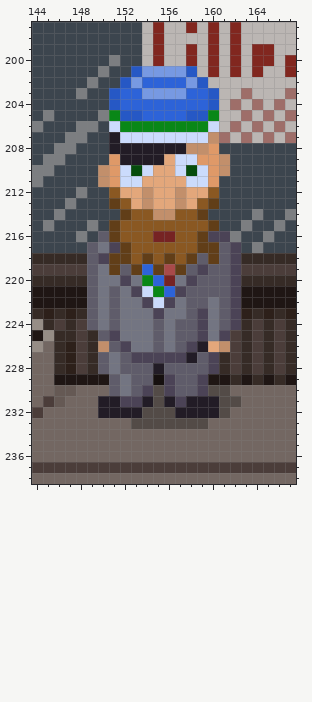
Two states of a pixel-art file, art/feenoks-building.aseprite. Above, as it was before the edit.
400x240 pixels, 1 frame. Colours within 5 levels of each other are drawn and written as one. Shown: x 144..167, y 197..238. The old version is drawn lined up with the new one, on the new canvas. The commit also changed other parts of the picture, which this record leaves out.
The result:
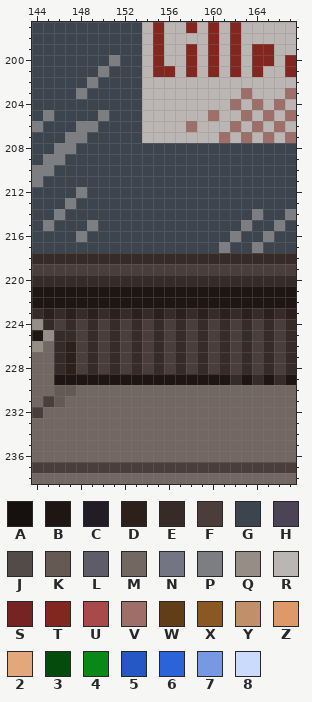
Palette (. is transparent): A #16100f  B #1f1614  C #221c26  D #2d201a  E #362b26  F #4b3d3a  G #3c454e  H #4b4356  J #534b47  K #655954  L #5f5c6a  M #736762  N #737582  P #7c7e81  Q #968d86  R #bbb6b3  S #762323  T #81271f  U #a84a4a  V #9e6e69  W #613e18  X #8a5822  Y #c28f6b  Z #df9968  2 #e3a77b  3 #054c0c  4 #098717  5 #2658c5  6 #2d63d8  7 #7799e2  8 #cbdbfc
From old to new:
canvas 400x240 -> 400x304, the old top-left corner now at 0,64
y 201: x 153..158 577775 -> GRTTRT
y 202: x 152..159 57666675 -> GGRRRRRR
y 203: x 151..160 5667777665 -> GGGRRRRRRR
y 204: x 151..160 5666666665 -> GGGRRRRRRR
y 205: x 151..160 4556666554 -> GGGRRRRRRV
y 206: x 151..160 8444444448 -> GGGRRRRVRR
y 207: x 151..160 C88888888Y -> GGGRRRRRRR
y 208: x 151..160 CCCCCCCYYZ -> GGGGGGGGGG
y 209: x 151..161 ZCCCC288ZZY -> GGGGGGGGGGG
y 210: x 150..161 YZ83822838ZY -> GGGGGGGGGGGG
y 211: x 150..160 YZ88222288Z -> GGGGGGGGGGG
y 212: x 151..160 X22Y22Y22X -> GGGGGGGGGG
y 213: x 151..160 WX2Y22Y2XW -> GGGGGGGGGG
y 214: x 152..159 WXXYYXXW -> GGGGGGGG
y 215: x 151..160 WXXXXXXXXW -> GGGGGGGGGG
y 216: x 150..161 LWXXXSSXXWHH -> GGGGGGGGGGGG
y 217: x 149..162 LNHWXXXXXXWWLH -> GGGGGGGGGGGGPG
y 218: x 149..162 LHWWXWXWXWLWLH -> EEEEEEEEEEEEEE
y 219: x 149..162 LNWLW6WUWLHLLH -> FFFFFFFFFFFFFF
y 220: x 149..162 LNNHN46SNHLLLH -> EEEEEEEEEEEEEE
y 221: x 149..162 LNLNH846HLLLLH -> BBBBBBBBBBBBBB
y 222: x 149..162 LNLNNH8HNLLNLH -> BBBBBBBBBBBBBB
y 223: x 149..162 LNLNNNHNNLHNLH -> DEDEDEDEDEDEDE
y 224: x 149..162 LNLNNNLNLLHNLH -> EFEFEFEFEFEFEF
y 225: x 150..161 LHNNNLNLLHNH -> FEFEFEFEFEFE
y 226: x 150..161 YLHNNLNLHC2Y -> FEFEFEFEFEFE
y 227: x 150..160 LNLHHHHHCLH -> FEFEFEFEFEF
y 228: x 150..160 LNLLLCLLLLH -> FEFEFEFEFEF
y 229: x 151..159 LNLLAHLLH -> BBBBBBBBB
y 230: x 151..161 LNLHJHLLHJJ -> MMMMMMMMMMM
y 231: x 150..162 CCHHCJCHCCCJJ -> MMMMMMMMMMMMM
y 232: x 150..161 CCCCJJJCCCCJ -> MMMMMMMMMMMM
y 233: x 153..159 JJJJJJJ -> MMMMMMM
Pixel boxes of the changes (left, top, right, bottom) in both pictures:
changed: (87, 66, 241, 429)
